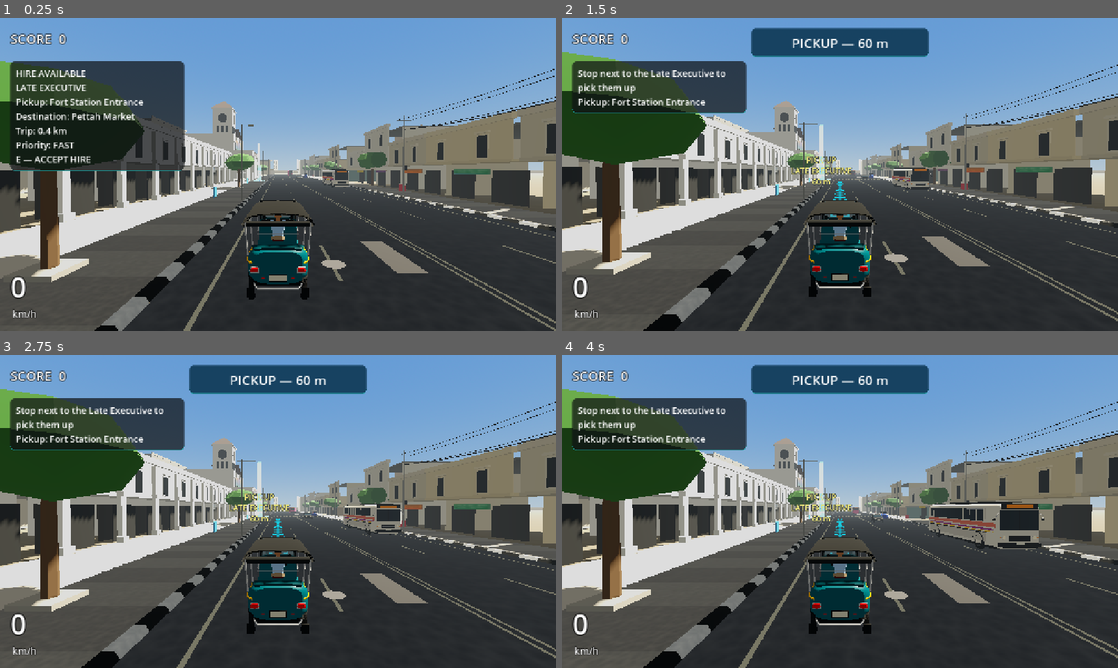
Above: before the commit, frames 1-4 (two rows, left to right).
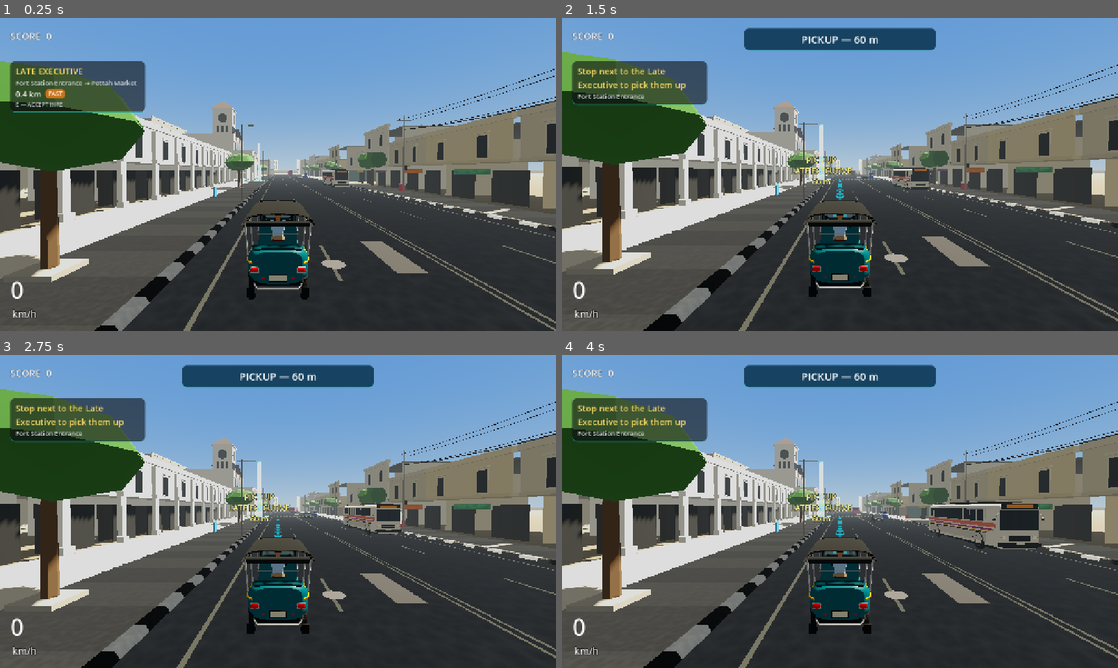
Above: after the commit, the same moments.

Repository: chaven-sl/TukTukColombo
Game: Godot game, scene res://scenes/bootstrap/bootstrap.tscn
The game is run twice, just before and just after one commit, with the same random seed, the same clock (stepped at 60 frames per second) and the same inputs.
Inputs (mouse positions are in pixels of both pictures, inside the frame that each line leads up to):
- Up to frame 1 (0.25 s): no input
- Up to frame 2 (1.5 s): move the mouse to (962, 158) at 0.52 s; hold D (steer_right) 0.53-1.25 s; hold E (interact) 0.53-1.25 s; click (962, 158) at 0.67 s; drag from (728, 190) to (812, 237) at 1.27 s
- Up to frame 3 (2.75 s): move the mouse to (333, 442) at 2.02 s; hold D (steer_right) from 2.03 s (still down); hold E (interact) from 2.03 s (still down); click (333, 442) at 2.17 s
- Up to frame 4 (4 s): release D (steer_right) at 2.75 s; release E (interact) at 2.75 s; drag from (812, 574) to (673, 464) at 2.77 s; move the mouse to (1006, 558) at 3.52 s; hold A (steer_left) from 3.53 s (still down); hold H (horn) from 3.53 s (still down); click (1006, 558) at 3.67 s; tap E (interact) at 3.8 s

The runs differ from the first frame. In frame 1, 8.6% of the frame differs, in the area x 1-34%, y 4-90%; in frame 2, 4.7%; in frame 3, 4.7%; in frame 4, 4.7%.

Commit message:
feat(ui): compact hire/ride cards and a subtler GPS ribbon
Hire card: type headline, route line, distance + priority chip, small
hint; ride card: passenger, destination, remaining + mood chip, small
timer; 310 px cards; lighter score/speed type. Ribbon 0.85 m, wider
chevron spacing, 0.7 opacity. Safe-area architecture unchanged.

Co-Authored-By: Claude Opus 5.5 <noreply@anthropic.com>

Diff:
--- a/data/navigation/route_guidance_config.gd
+++ b/data/navigation/route_guidance_config.gd
@@ -24,6 +24,6 @@
 @export var update_interval := 0.1
 
 @export_group("Ribbon")
-@export var ribbon_width := 1.2
+@export var ribbon_width := 0.85
 @export var ribbon_height := 0.07
 @export var ribbon_color := Color(0.2, 0.82, 0.95)
--- a/scripts/navigation/route_ribbon.gd
+++ b/scripts/navigation/route_ribbon.gd
@@ -9,7 +9,7 @@
 render_mode unshaded, cull_disabled, shadows_disabled, fog_disabled, blend_mix, depth_draw_never;
 uniform vec4 color : source_color = vec4(0.15, 0.85, 1.0, 1.0);
 uniform float progress = 0.0;
-uniform float spacing = 2.6;
+uniform float spacing = 3.4;
 void fragment() {
 	float along = UV.x;
 	float ahead = along - progress - 2.0;
@@ -27,7 +27,7 @@
 	// never sits on the bonnet, and lets the asphalt read through a little.
 	float fade = smoothstep(0.0, 6.0, ahead);
 	ALBEDO = mix(color.rgb * 0.8, color.rgb, chevron);
-	ALPHA = a * fade * 0.88;
+	ALPHA = a * fade * 0.7;  // v0.03B1: guides, never dominates
 }
 """
 
--- a/scripts/ui/prototype_hud.gd
+++ b/scripts/ui/prototype_hud.gd
@@ -64,11 +64,11 @@
 	var root: Control = safe_root
 
 	_score_label = Label.new()
-	_score_label.label_settings = _settings(30, Color(1, 1, 1), 7)
+	_score_label.label_settings = _settings(22, Color(1, 1, 1, 0.9), 3)  # v0.03B1: score never competes with the road
 	root.add_child(_score_label)
 
 	_speed_label = Label.new()
-	_speed_label.label_settings = _settings(64, Color(1, 1, 1), 10)
+	_speed_label.label_settings = _settings(54, Color(1, 1, 1), 4)
 	_speed_label.vertical_alignment = VERTICAL_ALIGNMENT_BOTTOM
 	_speed_label.grow_vertical = Control.GROW_DIRECTION_BEGIN
 	root.add_child(_speed_label)
--- a/scripts/ui/ride_hud.gd
+++ b/scripts/ui/ride_hud.gd
@@ -19,9 +19,22 @@
 var touch_mode := false
 
 var _offer_panel: PanelContainer
+## v0.03B1 compact hierarchy: headline (passenger type), route line,
+## distance + priority chip, small accept hint.
 var _offer_label: Label
+var _offer_route: Label
+var _offer_dist: Label
+var _offer_chip: PanelContainer
+var _offer_chip_label: Label
+var _offer_hint: Label
 var _ride_panel: PanelContainer
+## Ride card: passenger, → destination, remaining + mood chip, small timer.
 var _ride_label: Label
+var _ride_dest: Label
+var _ride_dist: Label
+var _ride_chip: PanelContainer
+var _ride_chip_label: Label
+var _ride_time: Label
 var _bubble: Label
 ## HUD root inside the safe area (v0.03A2).
 var safe_root: HudSafeArea
@@ -69,18 +82,46 @@
 	add_child(safe_root)
 	var root: Control = safe_root
 	_offer_panel = _panel(root)
-	_offer_label = _label(_offer_panel, 21)
+	var ov := _vbox(_offer_panel)
+	_offer_label = _label(ov, 20)
+	_offer_label.add_theme_color_override("font_color", Color(1.0, 0.86, 0.4))
+	_offer_route = _label(ov, 15)
+	_offer_route.add_theme_color_override("font_color", Color(0.86, 0.88, 0.9))
+	var orow := HBoxContainer.new()
+	orow.add_theme_constant_override("separation", 10)
+	ov.add_child(orow)
+	_offer_dist = _label(orow, 18)
+	_offer_dist.autowrap_mode = TextServer.AUTOWRAP_OFF
+	_offer_chip = _chip(orow)
+	_offer_chip_label = _offer_chip.get_child(0) as Label
+	_offer_hint = _label(ov, 13)
+	_offer_hint.add_theme_color_override("font_color", Color(0.7, 0.72, 0.74))
 	_gps_panel = _panel(root)
-	_gps_label = _label(_gps_panel, 30)
+	_gps_label = _label(_gps_panel, 24)
 	_gps_label.horizontal_alignment = HORIZONTAL_ALIGNMENT_CENTER
 	(_gps_panel.get_theme_stylebox("panel") as StyleBoxFlat).bg_color = Color(0.02, 0.18, 0.28, 0.82)
 	_ride_panel = _panel(root)
-	_ride_label = _label(_ride_panel, 20)
+	var rv := _vbox(_ride_panel)
+	_ride_label = _label(rv, 17)
+	_ride_label.add_theme_color_override("font_color", Color(1.0, 0.86, 0.4))
+	_ride_dest = _label(rv, 15)
+	var rrow := HBoxContainer.new()
+	rrow.add_theme_constant_override("separation", 10)
+	rv.add_child(rrow)
+	_ride_dist = _label(rrow, 18)
+	_ride_dist.autowrap_mode = TextServer.AUTOWRAP_OFF
+	_ride_chip = _chip(rrow)
+	_ride_chip_label = _ride_chip.get_child(0) as Label
+	_ride_time = _label(rv, 12)
+	_ride_time.add_theme_color_override("font_color", Color(0.65, 0.67, 0.7))
 	_result_panel = _panel(root)
 	_result_label = _label(_result_panel, 22)
 	_result_label.max_lines_visible = 16
-	_offer_label.max_lines_visible = 7  # key facts first; long names wrap, never reach the speed readout
-	_ride_label.max_lines_visible = 8
+	_offer_label.max_lines_visible = 2  # compact card: long names wrap to 2 lines, never reach the speed readout
+	_offer_route.max_lines_visible = 2
+	_offer_hint.max_lines_visible = 1
+	_ride_dest.max_lines_visible = 2
+	_ride_label.max_lines_visible = 2
 	_bubble = Label.new()
 	_bubble.horizontal_alignment = HORIZONTAL_ALIGNMENT_CENTER
 	_bubble.autowrap_mode = TextServer.AUTOWRAP_WORD_SMART
@@ -101,7 +142,7 @@
 ## safe areas so nothing reaches the screen edge.
 func layout() -> void:
 	var w := safe_root.size.x
-	var card := minf(400.0, w * 0.36)
+	var card := minf(310.0, w * 0.28)  # v0.03B1: compact cards, more road visible
 	PrototypeHud.place(_offer_panel, Vector2.ZERO, Rect2(0, 76, card, 0))  # under score and the touch pause button
 	var gps := minf(440.0, w - 2.0 * card - 24.0)
 	PrototypeHud.place(_gps_panel, Vector2(0.5, 0.0), Rect2(-gps * 0.5, 0, gps, 0))
@@ -111,7 +152,9 @@
 	PrototypeHud.place(_result_panel, Vector2(1.0, 0.0), Rect2(-card, 0, card, 0))
 	# Passenger line: centre column near the bottom, between the steering pad
 	# and the pedals, below the banners.
-	var bubble := clampf(w - 2.0 * card - 32.0, 260.0, 700.0)
+	# The bubble keeps its v0.03A2 width reservation (clear of the touch
+	# steering pad and pedals), independent of the narrower cards.
+	var bubble := clampf(w - 2.0 * minf(400.0, w * 0.36) - 32.0, 260.0, 700.0)
 	PrototypeHud.place(_bubble, Vector2(0.5, 1.0), Rect2(-bubble * 0.5, -196, bubble, 40))
 
 
@@ -127,15 +170,57 @@
 func _panel(parent: Control) -> PanelContainer:
 	var panel := PanelContainer.new()
 	var style := StyleBoxFlat.new()
-	style.bg_color = Color(0.06, 0.07, 0.08, 0.72)
+	style.bg_color = Color(0.05, 0.06, 0.07, 0.6)
 	style.set_corner_radius_all(10)
 	style.border_width_bottom = 2
-	style.border_color = Color(0.1, 0.62, 0.62, 0.9)  # v0.03B teal accent
-	style.set_content_margin_all(12)
+	style.border_color = Color(0.1, 0.62, 0.62, 0.85)  # v0.03B teal accent
+	style.content_margin_left = 12
+	style.content_margin_right = 12
+	style.content_margin_top = 8
+	style.content_margin_bottom = 9
 	panel.add_theme_stylebox_override("panel", style)
 	panel.mouse_filter = Control.MOUSE_FILTER_IGNORE
 	parent.add_child(panel)
 	return panel
+
+
+func _vbox(parent: Control) -> VBoxContainer:
+	var v := VBoxContainer.new()
+	v.add_theme_constant_override("separation", 2)
+	v.mouse_filter = Control.MOUSE_FILTER_IGNORE
+	parent.add_child(v)
+	return v
+
+
+## Small rounded status chip (priority / mood).
+func _chip(parent: Control) -> PanelContainer:
+	var chip := PanelContainer.new()
+	var st := StyleBoxFlat.new()
+	st.bg_color = Color(0.2, 0.6, 0.35)
+	st.set_corner_radius_all(8)
+	st.content_margin_left = 8
+	st.content_margin_right = 8
+	st.content_margin_top = 1
+	st.content_margin_bottom = 2
+	chip.add_theme_stylebox_override("panel", st)
+	chip.size_flags_vertical = Control.SIZE_SHRINK_CENTER
+	chip.mouse_filter = Control.MOUSE_FILTER_IGNORE
+	var l := Label.new()
+	l.add_theme_font_size_override("font_size", 13)
+	l.add_theme_color_override("font_color", Color(1, 1, 1))
+	chip.add_child(l)
+	parent.add_child(chip)
+	return chip
+
+
+func _set_chip(chip: PanelContainer, label: Label, text: String, color: Color) -> void:
+	label.text = text
+	(chip.get_theme_stylebox("panel") as StyleBoxFlat).bg_color = color
+	chip.visible = not text.is_empty()
+
+
+const PRIORITY_COLORS := {"PRIORITY_SAFE": Color(0.18, 0.55, 0.32), "PRIORITY_FAST": Color(0.8, 0.45, 0.1), "PRIORITY_EXCITING": Color(0.7, 0.2, 0.55)}
+const MOOD_COLORS := [Color(0.18, 0.55, 0.32), Color(0.8, 0.55, 0.1), Color(0.75, 0.5, 0.15), Color(0.15, 0.55, 0.7), Color(0.4, 0.42, 0.45), Color(0.75, 0.18, 0.15)]
 
 
 func _label(parent: Control, size: int) -> Label:
@@ -268,25 +353,32 @@
 
 func _update_offer_panel() -> void:
 	var offer := rides.nearby_offer
-	var lines := PackedStringArray()
+	var show := false
+	_offer_route.visible = true
+	_offer_hint.visible = false
 	match rides.state:
 		RideManager.RideState.NO_RIDE:
 			if offer != null:
-				lines.append(tr("UI_HIRE_AVAILABLE"))
-				lines.append(tr(offer.profile.display_name_key).to_upper())
-				lines.append("%s: %s" % [tr("UI_PICKUP"), tr(offer.pickup.display_name_key)])
-				lines.append("%s: %s" % [tr("UI_DESTINATION"), tr(offer.destination.display_name_key)])
-				lines.append("%s: %s" % [tr("UI_TRIP"), km(offer.route_m)])
-				lines.append("%s: %s" % [tr("UI_PRIORITY"), tr(offer.profile.priority_key)])
+				show = true
+				_offer_label.text = tr(offer.profile.display_name_key).to_upper()
+				_offer_route.text = "%s → %s" % [tr(offer.pickup.display_name_key), tr(offer.destination.display_name_key)]
+				_offer_dist.text = km(offer.route_m)
+				_set_chip(_offer_chip, _offer_chip_label, tr(offer.profile.priority_key), PRIORITY_COLORS.get(offer.profile.priority_key, Color(0.3, 0.35, 0.4)))
+				_offer_dist.get_parent().visible = true
 				if not touch_mode:
-					lines.append(tr("UI_ACCEPT_HIRE") % interact_key_label())
+					_offer_hint.visible = true
+					_offer_hint.text = tr("UI_ACCEPT_HIRE") % interact_key_label()
 		RideManager.RideState.EN_ROUTE_TO_PICKUP:
-			lines.append(tr("UI_PICKUP_HINT") % tr(rides.offer.profile.display_name_key))
-			lines.append("%s: %s" % [tr("UI_PICKUP"), tr(rides.offer.pickup.display_name_key)])
+			show = true
+			_offer_label.text = tr("UI_PICKUP_HINT") % tr(rides.offer.profile.display_name_key)
+			_offer_route.text = tr(rides.offer.pickup.display_name_key)
+			_offer_dist.get_parent().visible = false
 		RideManager.RideState.BOARDING:
-			lines.append(tr("UI_BOARDING"))
-	_offer_panel.visible = not lines.is_empty()
-	_offer_label.text = "\n".join(lines)
+			show = true
+			_offer_label.text = tr("UI_BOARDING")
+			_offer_route.visible = false
+			_offer_dist.get_parent().visible = false
+	_offer_panel.visible = show
 
 
 func _update_gps() -> void:
@@ -305,14 +397,12 @@
 		_mood_timer = 0.5
 		_mood_state = PassengerMood.evaluate(rides.telemetry, rides.offer.profile, rides.offer.route_m, rides.remaining_m, rides.config)
 	var t := rides.telemetry
-	var lines := PackedStringArray()
-	lines.append(tr(rides.offer.profile.display_name_key).to_upper())
-	lines.append("%s: %s" % [tr("UI_DESTINATION"), tr(rides.offer.destination.display_name_key)])
+	_ride_label.text = tr(rides.offer.profile.display_name_key).to_upper()
+	_ride_dest.text = "→ %s" % tr(rides.offer.destination.display_name_key)
 	var remaining := guidance.remaining_m if guidance != null and guidance.plan != null else rides.remaining_m
-	lines.append("%s: %s" % [tr("UI_REMAINING"), km(remaining)])
-	lines.append("%s: %s" % [tr("UI_PASSENGER_MOOD"), tr(PassengerMood.KEYS[_mood_state])])
-	lines.append("%s: %d:%02d" % [tr("UI_RIDE_TIME"), int(t.elapsed) / 60, int(t.elapsed) % 60])
-	_ride_label.text = "\n".join(lines)
+	_ride_dist.text = km(remaining)
+	_set_chip(_ride_chip, _ride_chip_label, tr(PassengerMood.KEYS[_mood_state]), MOOD_COLORS[_mood_state])
+	_ride_time.text = "%d:%02d" % [int(t.elapsed) / 60, int(t.elapsed) % 60]
 
 
 func _on_reaction(key: String) -> void:
